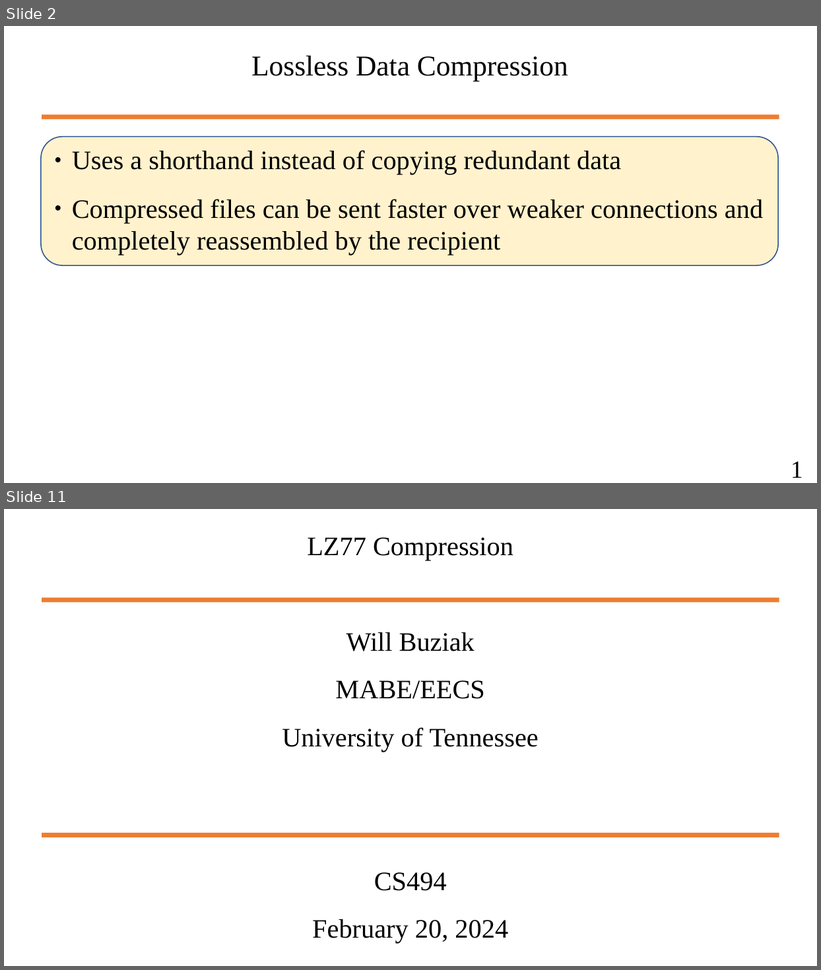
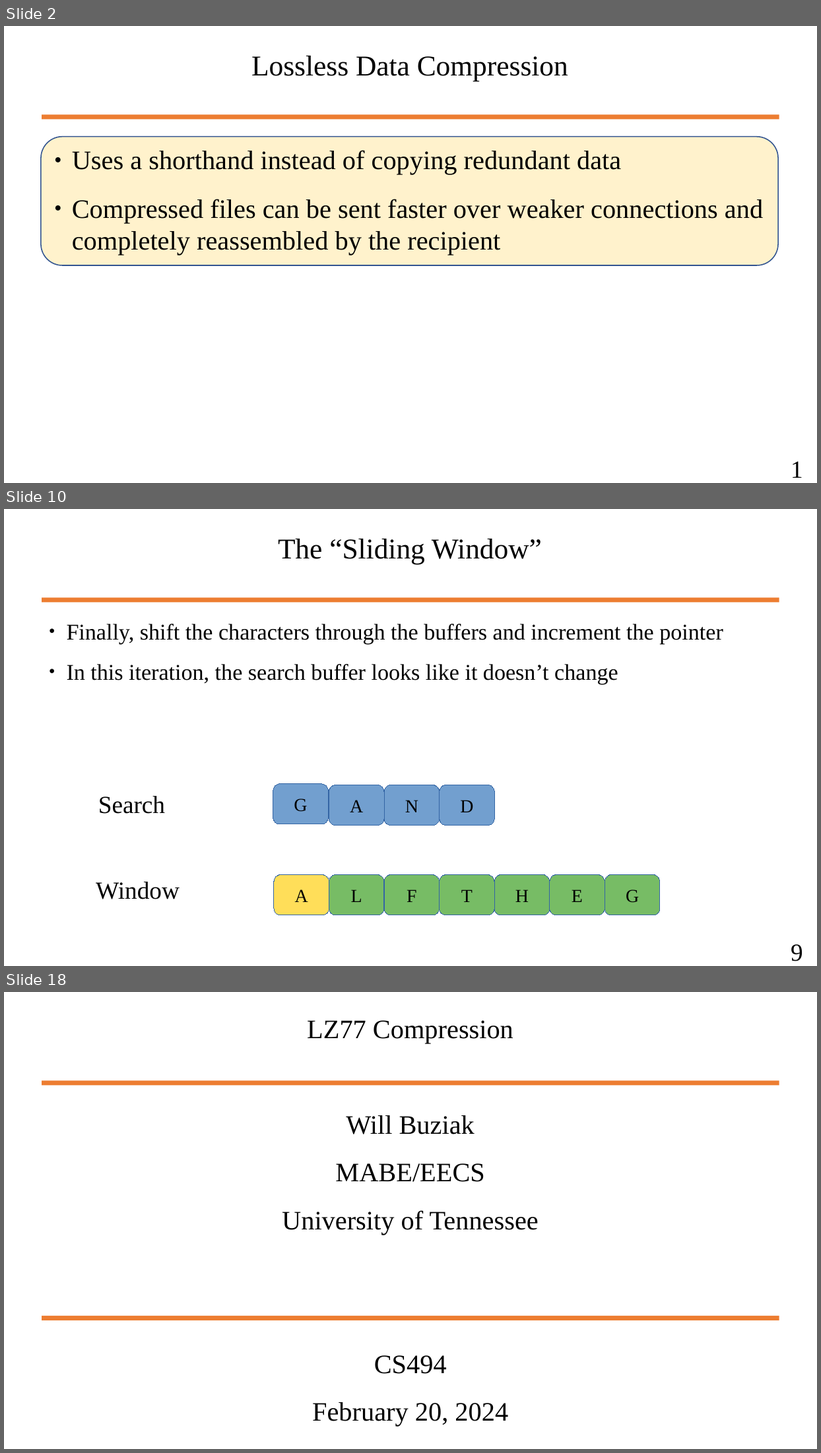
Before and after one commit to wbuz24/undergrad-repo, a slide deck: S24/cs494/notes/LZ77.pptx. Shown one above the other, each under a label of ours: slides 2 and 11 before the commit, slides 2, 10 and 18 after it; the slides between them are not shown. The pictures are 821x970 and 821x1453 pixels, drawn with LibreOffice and Linux fonts; fonts in the diff are those of the drawing. Boxes give left, top, right and bottom in pixels: in the first picture for what was removed or moved away, otherwise in the second. Text is boxed around its words. In the diff, an @@ line names an element or a change of style, - is before the commit and + after.

```diff
--- a/S24/cs494/notes/LZ77.pptx
+++ b/S24/cs494/notes/LZ77.pptx
@@ slide 10 added at (x1=4, y1=509, x2=817, y2=966), background #FFFFFF @@
@@ text added at (x1=278, y1=539, x2=542, y2=564), 28 pt, text #000000 @@
+The “Sliding Window”
@@ line added from (42, 600) to (780, 600), #ED7D31 4.51 pt @@
@@ text added at (x1=67, y1=624, x2=723, y2=685), 22 pt, text #000000 @@
+● Finally, shift the characters through the buffers and increment the pointer
+● In this iteration, the search buffer looks like it doesn’t change
@@ rounded rectangle added at (x1=273, y1=784, x2=329, y2=824), fill #729FCF, outline #3465A4 0 pt, 18 pt, text #000000 @@
+G
@@ rounded rectangle added at (x1=329, y1=785, x2=385, y2=826), fill #729FCF, outline #3465A4 0 pt, 18 pt, text #000000 @@
+A
@@ rounded rectangle added at (x1=385, y1=785, x2=440, y2=826), fill #729FCF, outline #3465A4 0 pt, 18 pt, text #000000 @@
+N
@@ rounded rectangle added at (x1=440, y1=785, x2=494, y2=826), fill #729FCF, outline #3465A4 0 pt, 18 pt, text #000000 @@
+D
@@ text added at (x1=98, y1=796, x2=165, y2=814), 24 pt, text #000000 @@
+Search
@@ text added at (x1=96, y1=882, x2=180, y2=900), 24 pt, text #000000 @@
+Window
@@ rounded rectangle added at (x1=274, y1=875, x2=329, y2=916), fill #FFDE59, outline #3465A4 0 pt, 18 pt, text #000000 @@
+A
@@ rounded rectangle added at (x1=329, y1=875, x2=385, y2=916), fill #77BC65, outline #3465A4 0 pt, 18 pt, text #000000 @@
+L
@@ rounded rectangle added at (x1=384, y1=875, x2=440, y2=916), fill #77BC65, outline #3465A4 0 pt, 18 pt, text #000000 @@
+F
@@ rounded rectangle added at (x1=440, y1=875, x2=494, y2=916), fill #77BC65, outline #3465A4 0 pt, 18 pt, text #000000 @@
+T
@@ rounded rectangle added at (x1=494, y1=875, x2=550, y2=916), fill #77BC65, outline #3465A4 0 pt, 18 pt, text #000000 @@
+H
@@ rounded rectangle added at (x1=550, y1=875, x2=605, y2=916), fill #77BC65, outline #3465A4 0 pt, 18 pt, text #000000 @@
+E
@@ rounded rectangle added at (x1=605, y1=875, x2=661, y2=916), fill #77BC65, outline #3465A4 0 pt, 18 pt, text #000000 @@
+G
@@ text added at (x1=791, y1=945, x2=803, y2=962), 24 pt, text #000000 @@
+9
@@ what was slide 11 is now slide 18 @@
```
Also in this commit, not shown: 4 slides changed, 6 other slides added, 5 other files.
